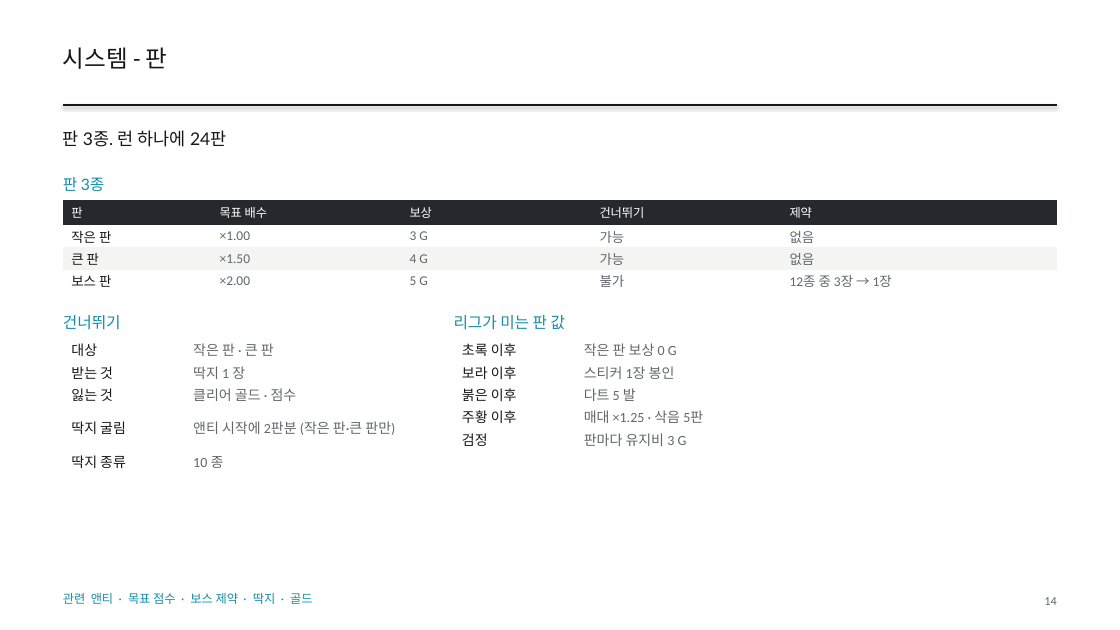
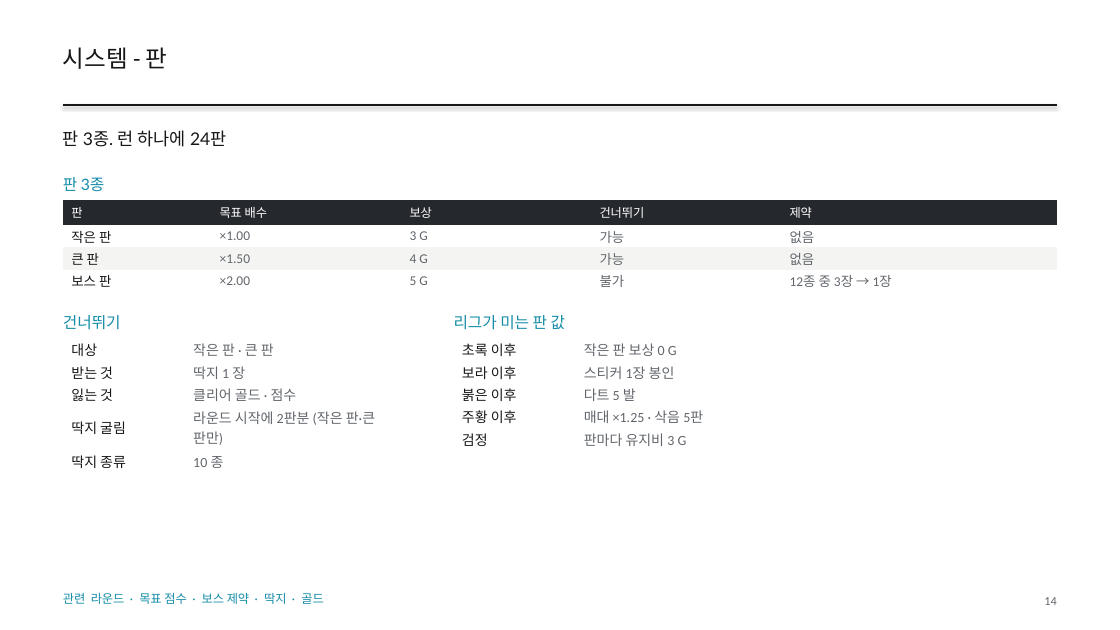
Before and after one commit to GGbong69/test-03, a slide deck: slide 14 of docs/HIGHTONE_기획서.pptx. Drawn at 1120x630 pixels with LibreOffice and Linux fonts; fonts in the diff are those of the drawing. Boxes give left, top, right and bottom in pixels: in the first picture for what was removed or moved away, otherwise in the second. Text is boxed around its words. In the diff, an @@ line names an element or a change of style, - is before the commit and + after.

```diff
--- a/docs/HIGHTONE_기획서.pptx
+++ b/docs/HIGHTONE_기획서.pptx
@@ table at <box>63,338,408,472</box> @@
-row 4, column 2: 앤티 시작에 2판분 (작은 판·큰 판만)
+row 4, column 2: 라운드 시작에 2판분 (작은 판·큰 판만)
@@ text at <box>63,593,323,604</box>: text changed @@
-관련 앤티 · 목표 점수 · 보스 제약 · 딱지 · 골드
+관련 라운드 · 목표 점수 · 보스 제약 · 딱지 · 골드
```
Also in this commit, not shown: 37 other slides changed, 2 other files.
